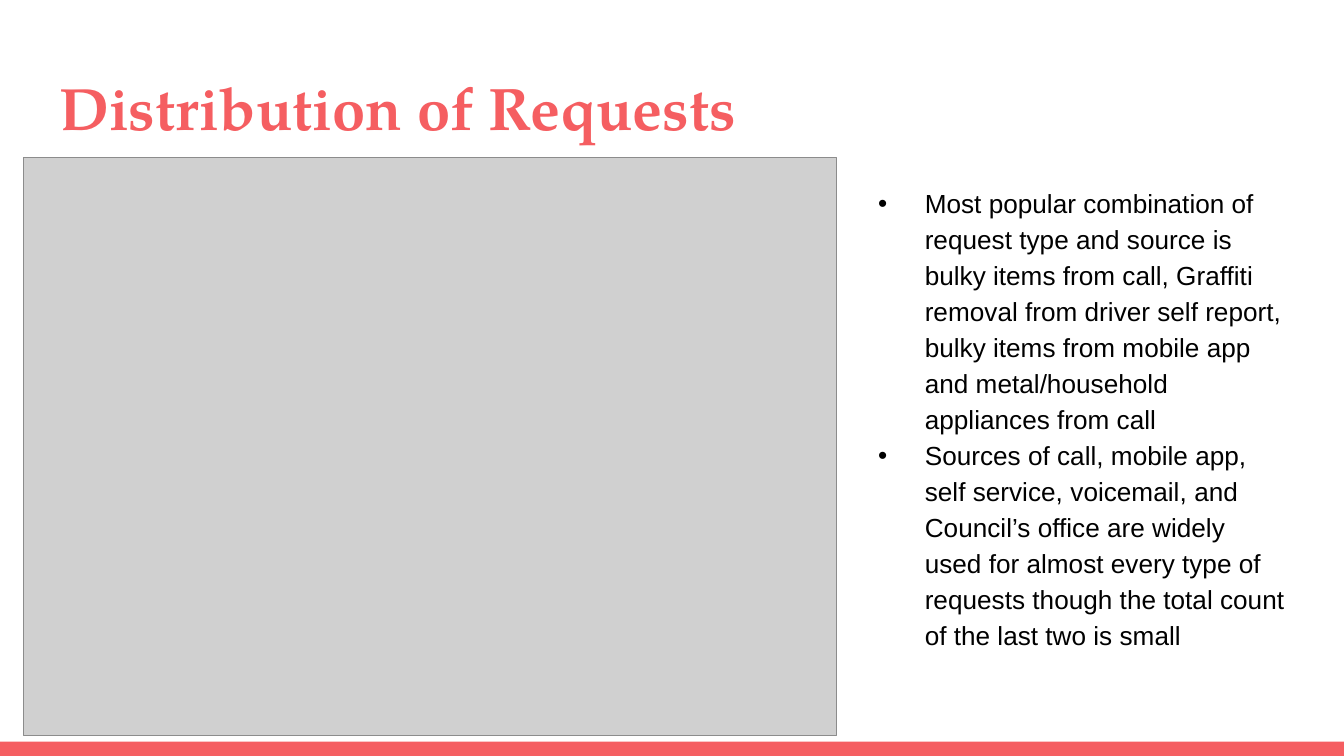
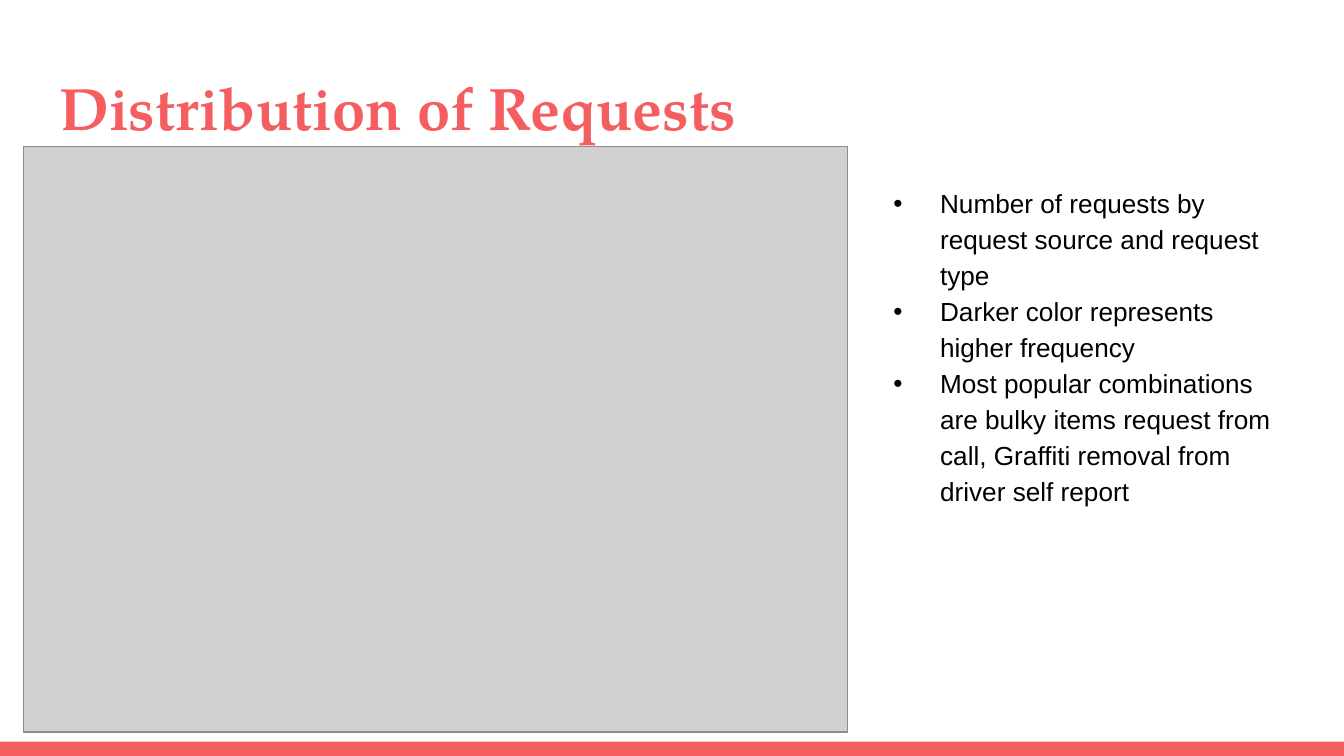
Before and after one commit to yudong-94/City-of-LA-311-Call-Center-Data-Analysis, a slide deck: slide 12 of DSO 545 Final Project Presentation_group 6.pptx. Drawn at 1344x756 pixels with LibreOffice and Linux fonts; fonts in the diff are those of the drawing; grey boxes stand for pictures. Boxes give left, top, right and bottom in pixels: in the first picture for what was removed or moved away, otherwise in the second. Text is boxed around its words. In the diff, an @@ line names an element or a change of style, - is before the commit and + after.

```diff
--- a/DSO 545 Final Project Presentation_group 6.pptx
+++ b/DSO 545 Final Project Presentation_group 6.pptx
@@ picture: place and size @@
-picture at (23, 157, 836, 735)
+picture at (23, 146, 847, 732)
@@ text at (940, 194, 1270, 507): text changed @@
-• Most popular combination of request type and source is bulky items from call, Graffiti removal from driver self report, bulky items from mobile app and metal/household appliances from call
-• Sources of call, mobile app, self service, voicemail, and Council’s office are widely used for almost every type of requests though the total count of the last two is small
+• Number of requests by request source and request type
+• Darker color represents higher frequency
+• Most popular combinations are bulky items request from call, Graffiti removal from driver self report
```
Also in this commit, not shown: 5 other slides changed, 1 slide added, 1 slide removed.
